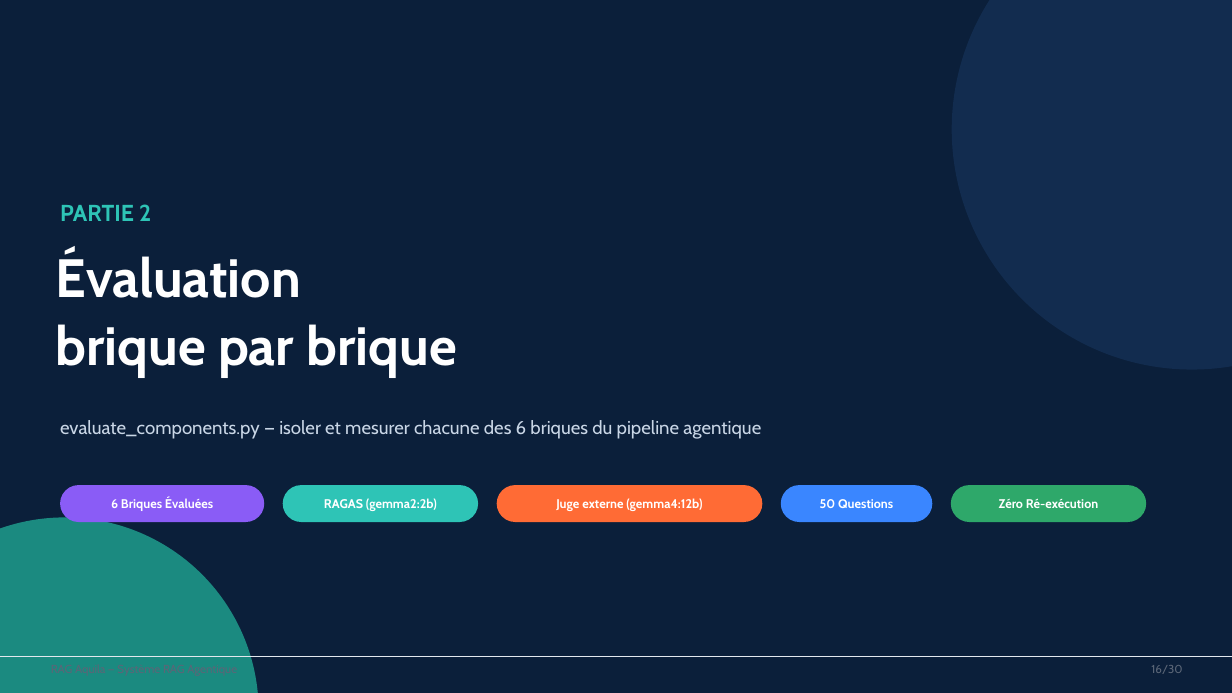
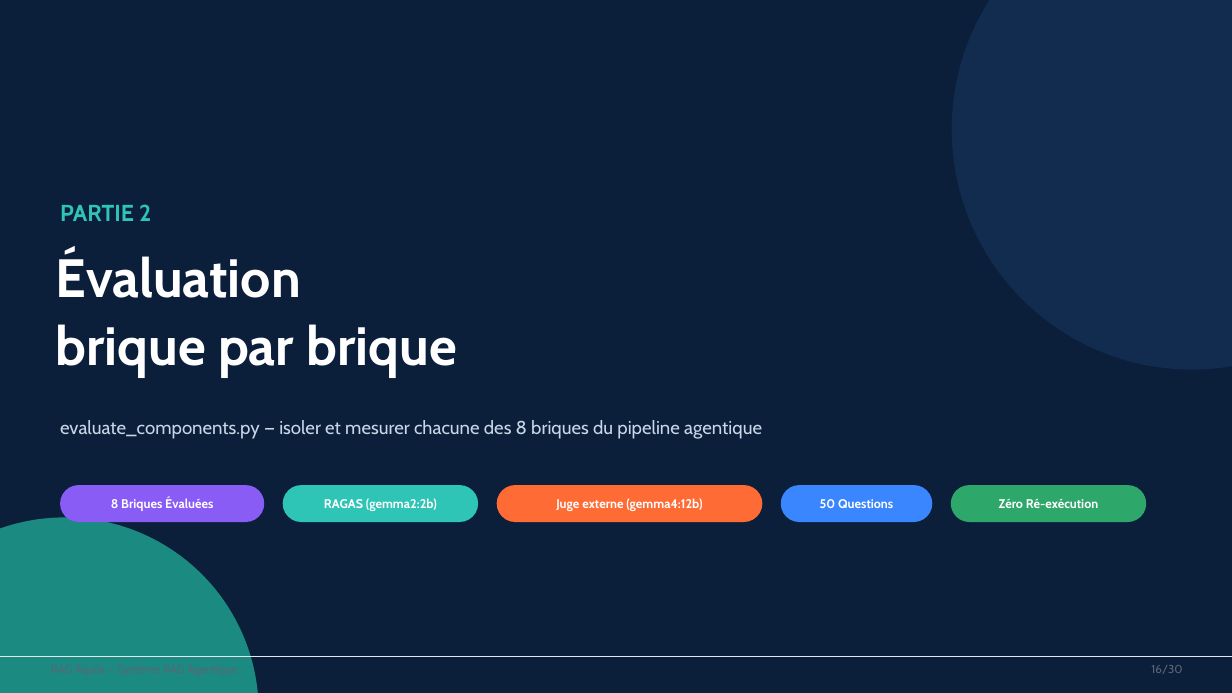
Before and after one commit to paulhenriduranton-collab/RAG_Aquila, a slide deck: slide 16 of Presentation_RAG_Aquila.pptx. Drawn at 1232x693 pixels with LibreOffice and Linux fonts; fonts in the diff are those of the drawing. Boxes give left, top, right and bottom in pixels: in the first picture for what was removed or moved away, otherwise in the second. Text is boxed around its words. In the diff, an @@ line names an element or a change of style, - is before the commit and + after.

Commit message:
feat: Enhance agent functionality with deduplication tracking and grading snapshots
- Added new fields in AgentState to track documents removed and kept during deduplication.
- Implemented logic to capture and return deduplication pairs in retrieval processes.
- Updated retrieval functions to support deduplication tracking and improved document handling.
- Enhanced grading process to include snapshots before rewrites, ensuring consistency in evaluations.
- Modified deduplication evaluation to compare removed and kept documents directly, measuring real information loss.
- Improved evaluation metrics for query rewriting to assess targeting effectiveness of new queries.
- Updated relevant prompts and evaluation functions to accommodate new deduplication and grading features.

```diff
--- a/Presentation_RAG_Aquila.pptx
+++ b/Presentation_RAG_Aquila.pptx
@@ text at <box>60,420,762,439</box>: text changed @@
-evaluate_components.py — isoler et mesurer chacune des 6 briques du pipeline agentique
+evaluate_components.py — isoler et mesurer chacune des 8 briques du pipeline agentique
@@ text in rounded rectangle at <box>111,497,213,511</box>: text changed @@
-6 Briques Évaluées
+8 Briques Évaluées
```
Also in this commit, not shown: 6 other slides changed, 6 other files.
